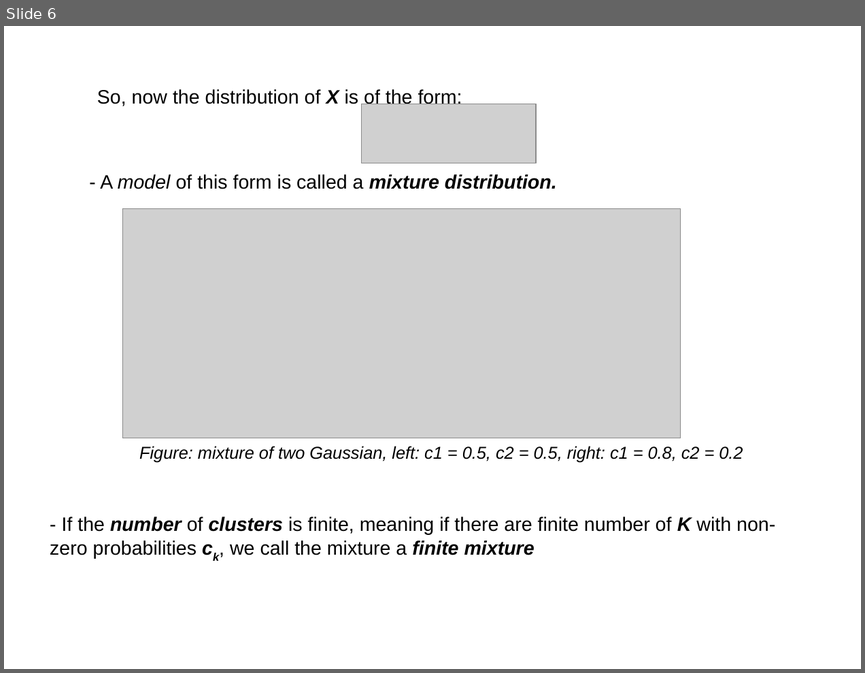
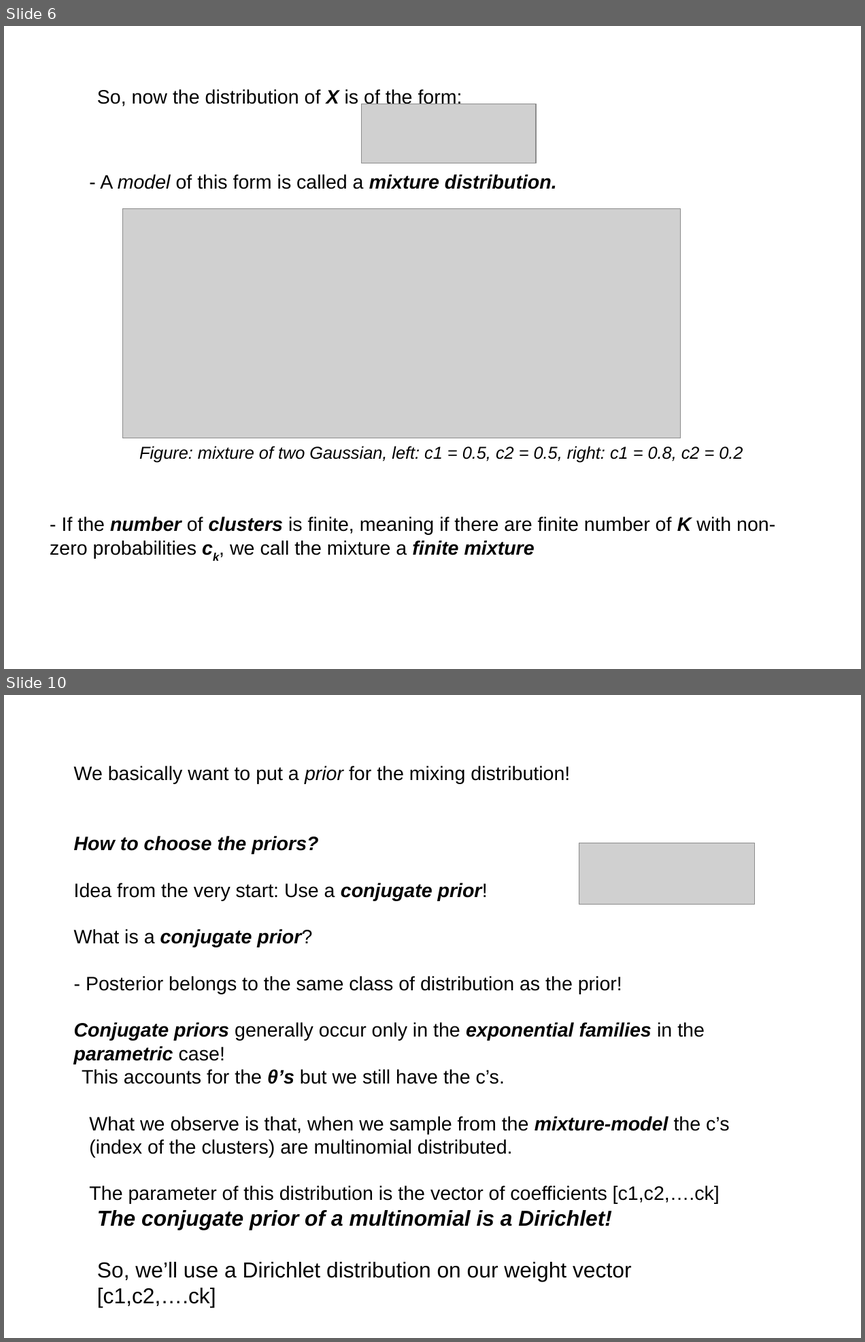
Before and after one commit to afcarl/Dirichlet_Processes, a slide deck: version_2.odp. Shown one above the other, each under a label of ours: slide 6 before the commit, slides 6 and 10 after it; the slides between them are not shown. The pictures are 865x673 and 865x1342 pixels, drawn with LibreOffice and Linux fonts; fonts in the diff are those of the drawing; grey boxes stand for pictures. Boxes give left, top, right and bottom in pixels: in the first picture for what was removed or moved away, otherwise in the second. Text is boxed around its words. In the diff, an @@ line names an element or a change of style, - is before the commit and + after.

```diff
--- a/version_2.odp
+++ b/version_2.odp
@@ slide 10 added at [4,695,861,1338], background #FFFFFF @@
@@ text added at [74,766,704,1064], 18 pt, text #000000 @@
+We basically want to put a prior for the mixing distribution!
+How to choose the priors?
+Idea from the very start: Use a conjugate prior!
+What is a conjugate prior?
+- Posterior belongs to the same class of distribution as the prior!
+Conjugate priors generally occur only in the exponential families in the parametric case!
@@ picture added at [579,843,755,904] @@
@@ text added at [82,1069,504,1084], 18 pt, text #000000 @@
+This accounts for the θ’s but we still have the c’s.
@@ text added at [89,1116,729,1204], 18 pt, text #000000 @@
+What we observe is that, when we sample from the mixture-model the c’s (index of the clusters) are multinomial distributed.
+The parameter of this distribution is the vector of coefficients [c1,c2,….ck]
@@ text added at [97,1210,632,1307], 20 pt, text #000000 @@
+The conjugate prior of a multinomial is a Dirichlet!
+So, we’ll use a Dirichlet distribution on our weight vector [c1,c2,….ck]
```
Also in this commit, not shown: 4 slides changed, 3 other slides added, 1 slide removed.
